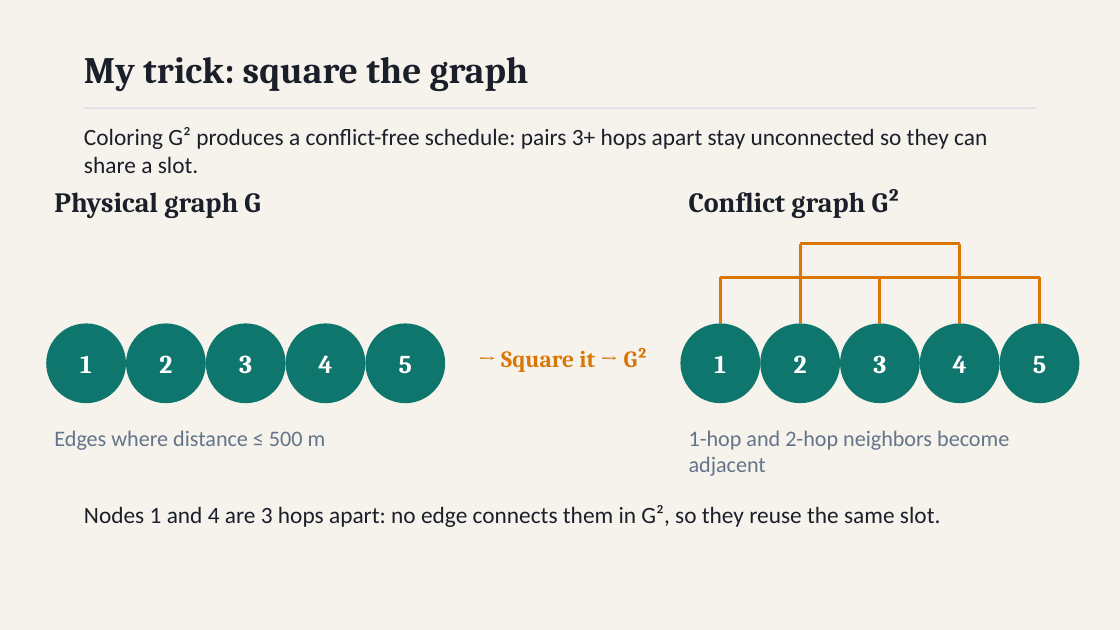
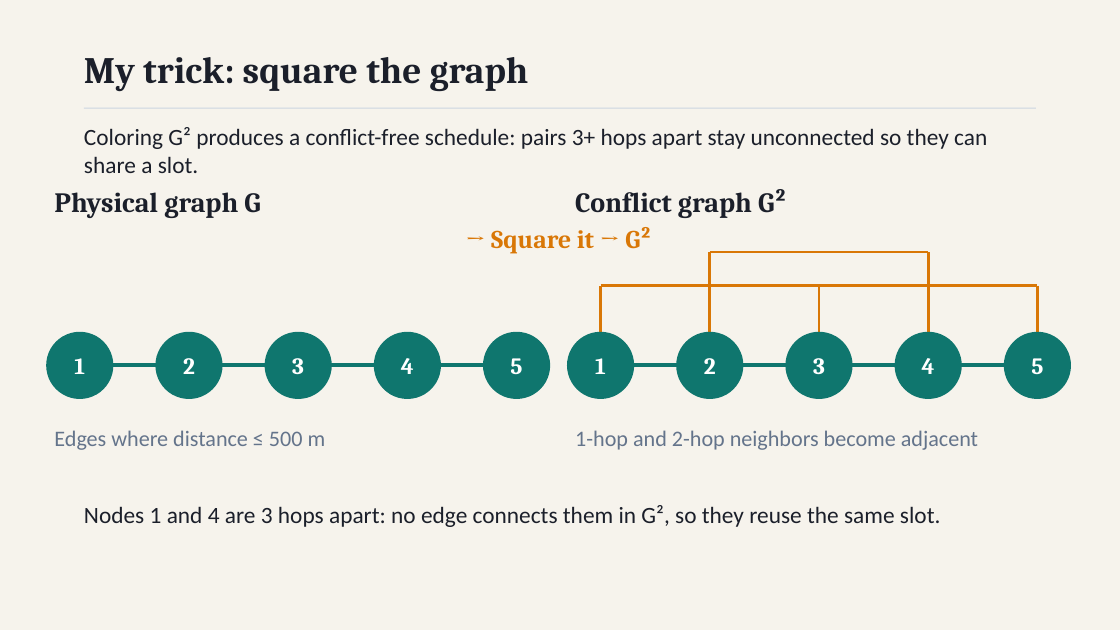
Before and after one commit to athishio/tdma-schedule-optimizer, a slide deck: slide 3 of docs/presentation.pptx. Drawn at 1120x630 pixels with LibreOffice and Linux fonts; fonts in the diff are those of the drawing. Boxes give left, top, right and bottom in pixels: in the first picture for what was removed or moved away, otherwise in the second. Text is boxed around its words. In the diff, an @@ line names an element or a change of style, - is before the commit and + after.

Commit message:
Fix slide 3 circle spacing and slide 4 caption gap, and verify official EMANE event IDs

```diff
--- a/docs/presentation.pptx
+++ b/docs/presentation.pptx
@@ text "Conflict graph G²": place and size @@
-text "Conflict graph G²" at <box>689,189,901,218</box>
+text "Conflict graph G²" at <box>575,189,787,218</box>
@@ text "→ Square it → G²": place and size @@
-text "→ Square it → G²" at <box>501,348,648,372</box>
+text "→ Square it → G²" at <box>491,227,651,253</box>
@@ text "→ Square it → G²" at <box>491,227,651,253</box>: size 20 to 22 pt @@
@@ line moved from (801, 323) - (801, 244) to (710, 332) - (710, 252) @@
@@ line moved from (801, 244) - (960, 244) to (710, 252) - (928, 252) @@
@@ line moved from (960, 244) - (960, 323) to (928, 252) - (928, 332) @@
@@ line moved from (720, 323) - (720, 277) to (601, 332) - (601, 286) @@
@@ line moved from (720, 277) - (880, 277) to (601, 286) - (819, 286) @@
@@ line moved from (880, 277) - (880, 323) to (819, 286) - (819, 332) @@
@@ line moved from (880, 323) - (880, 277) to (819, 332) - (819, 286) @@
@@ line moved from (880, 277) - (1040, 277) to (819, 286) - (1038, 286) @@
@@ line moved from (1040, 277) - (1040, 323) to (1038, 286) - (1038, 332) @@
@@ ellipse "1": place and size @@
-ellipse "1" at <box>46,323,126,403</box>
+ellipse "1" at <box>46,332,113,399</box>
@@ ellipse "2": place and size @@
-ellipse "2" at <box>126,323,206,403</box>
+ellipse "2" at <box>155,332,223,399</box>
@@ ellipse "3": place and size @@
-ellipse "3" at <box>206,323,286,403</box>
+ellipse "3" at <box>265,332,332,399</box>
@@ ellipse "4": place and size @@
-ellipse "4" at <box>286,323,365,403</box>
+ellipse "4" at <box>374,332,441,399</box>
@@ ellipse "5": place and size @@
-ellipse "5" at <box>365,323,445,403</box>
+ellipse "5" at <box>483,332,550,399</box>
@@ size 22 to 20 pt in 10 elements at <box>1004,332,1071,399</box>, <box>46,332,113,399</box>, <box>155,332,223,399</box>, <box>895,332,962,399</box>, <box>265,332,332,399</box>, <box>786,332,853,399</box>, <box>374,332,441,399</box>, <box>676,332,744,399</box>, <box>483,332,550,399</box>, <box>567,332,634,399</box> @@
@@ ellipse "1": place and size @@
-ellipse "1" at <box>681,323,760,403</box>
+ellipse "1" at <box>567,332,634,399</box>
@@ ellipse "2": place and size @@
-ellipse "2" at <box>760,323,840,403</box>
+ellipse "2" at <box>676,332,744,399</box>
@@ ellipse "3": place and size @@
-ellipse "3" at <box>840,323,920,403</box>
+ellipse "3" at <box>786,332,853,399</box>
@@ ellipse "4": place and size @@
-ellipse "4" at <box>920,323,1000,403</box>
+ellipse "4" at <box>895,332,962,399</box>
@@ ellipse "5": place and size @@
-ellipse "5" at <box>1000,323,1080,403</box>
+ellipse "5" at <box>1004,332,1071,399</box>
@@ line moved from (126, 364) - (126, 364) to (80, 365) - (189, 365) @@
@@ line moved from (206, 364) - (206, 364) to (189, 365) - (298, 365) @@
@@ line moved from (286, 364) - (286, 364) to (298, 365) - (408, 365) @@
@@ line moved from (365, 364) - (365, 364) to (408, 365) - (517, 365) @@
@@ line moved from (760, 364) - (760, 364) to (601, 365) - (710, 365) @@
@@ line moved from (840, 364) - (840, 364) to (710, 365) - (819, 365) @@
@@ line moved from (920, 364) - (920, 364) to (819, 365) - (928, 365) @@
@@ line moved from (1000, 364) - (1000, 364) to (928, 365) - (1038, 365) @@
@@ text "1-hop and 2-hop neighbors become ..." rewrapped from <box>689,430,1009,476</box> to <box>575,430,978,450</box> @@
```
Also in this commit, not shown: 1 other slide changed, 2 other files.
